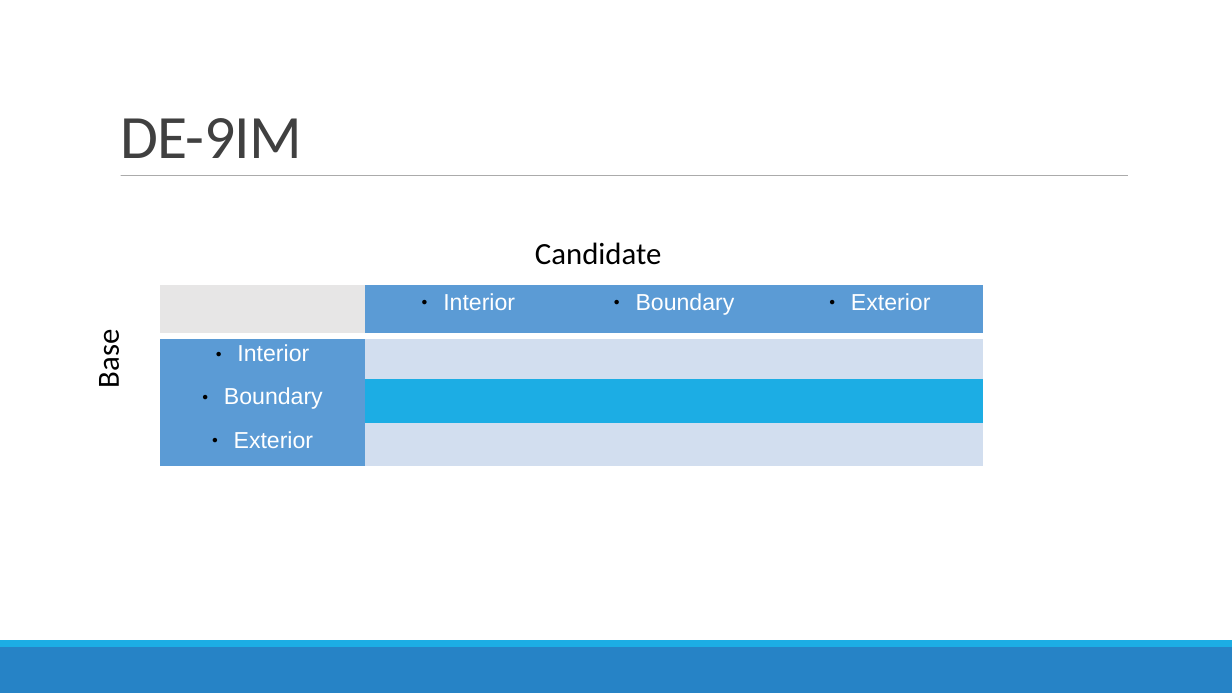
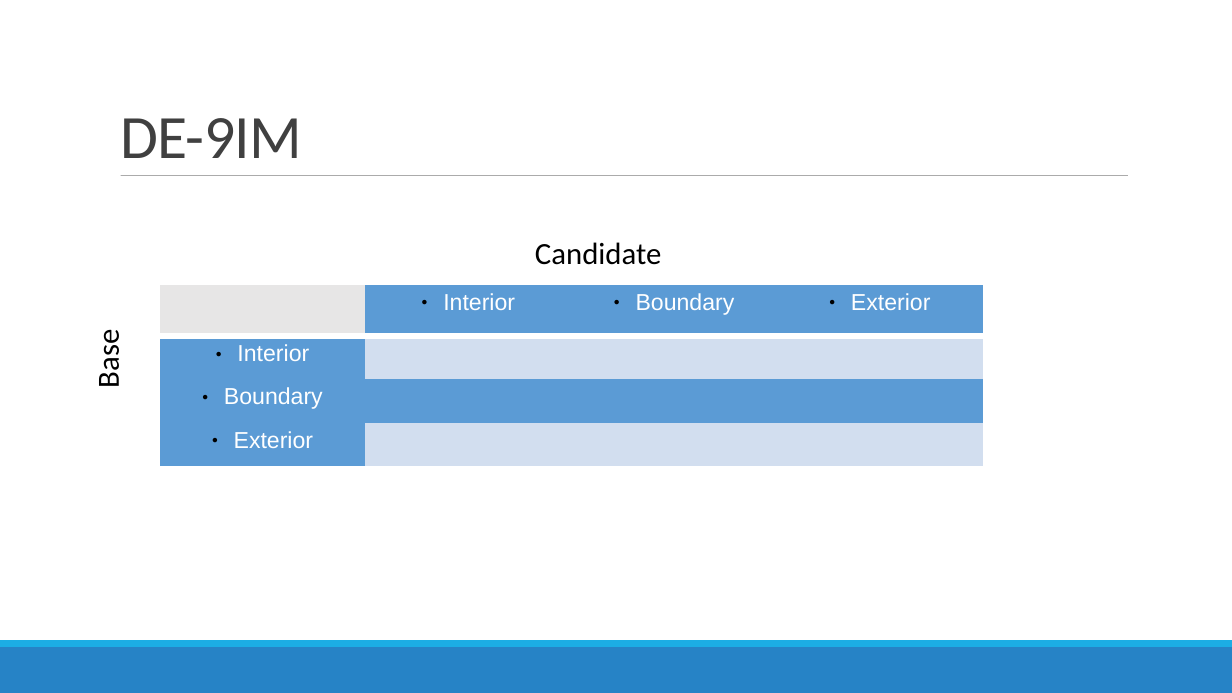
Before and after one commit to MGIS-UMN/GIS5577_week6, a slide deck: slide 7 of Analyzing_Spatial_Data.odp. Drawn at 1232x693 pixels with LibreOffice and Linux fonts; fonts in the diff are those of the drawing. Boxes give left, top, right and bottom in pixels: in the first picture for what was removed or moved away, otherwise in the second. Text is boxed around its words. In the diff, an @@ line names an element or a change of style, - is before the commit and + after.

```diff
--- a/Analyzing_Spatial_Data.odp
+++ b/Analyzing_Spatial_Data.odp
@@ table at [160,285,984,452] @@
@@ fill #1CADE4 to #5B9BD5 in 3 cells @@
```
Also in this commit, not shown: 7 other slides changed, 4 other files.
